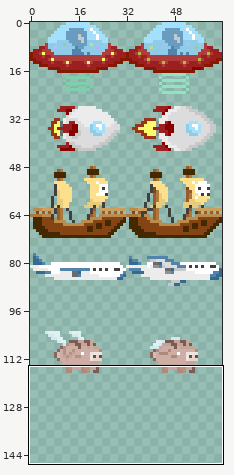
Two versions of one sprite sheet, src/graphics/ships.png. The first picture is a wide view before the edit; the outline marks the close-up.
Close-up. As it was:
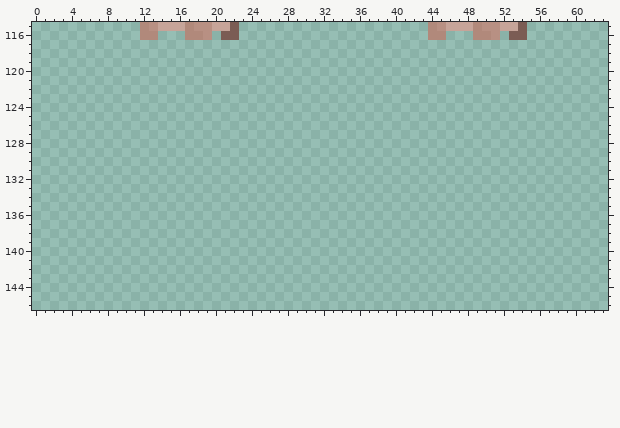
The file is 64x192 pixels. Colours within 5 levels of each other are drawn and written as one. Shown: x 0..63, y 115..146. The wide view leaves out empty margins.
New version:
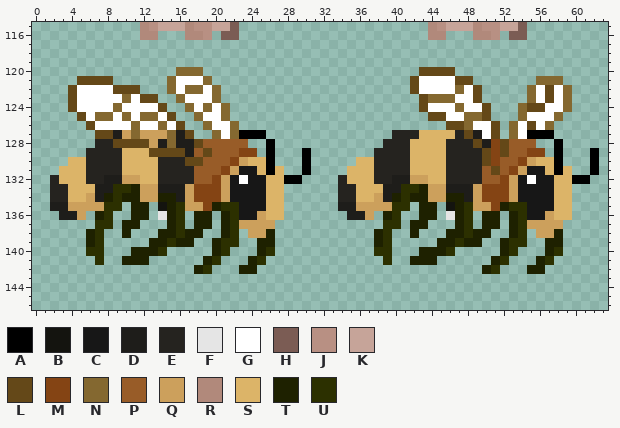
Palette (. is transparent): A #000000  B #14140f  C #171717  D #1e1d1a  E #25231f  F #e5e5e5  G #ffffff  H #7b5c54  J #b89083  K #c6a499  L #644818  M #844414  N #846830  P #985c28  Q #cca05c  R #b1897b  S #dcb468  T #1e2100  U #2c3000
Log entry: Finished Ship 06 BEE! Guys!
Difference:
Changed rows in their new state; - is an unchanged pixel.
first column x 2:
120 --------------NNN------------------------LLLL----------------
121 ---LLLL------NGGGN----------------------LGGGGLL-------NNN----
122 --LGGGGLLL---NGNNGN---------------------LGGGGNGL-----NGLGN---
123 --LGGGGGNGLL--NGGGN----------------------LNNNGGL-----NGLGN---
124 --LGGGGNGGGGL--NGNGN---------------------LGGGNGGL---NLLGGN---
125 ---LGNNGNGNNGL--NGGN----------------------LLGGNNL---NGGGN----
126 ----LGGGGNGGNGL--NGGN-----------------------LLNGGL-NGLGN-----
127 -----LLDQNQQQNDL--NGNAAA--------------EEESSSSELDGL-NGAAA-----
128 -----EELLLLQDNDDLPPPPP--A------------EEESSSSEEELDMLPPP--A----
129 ----EEEESSSLLLLDPLPPPMM-A---A-------EEEESSSSEEEELMLPPMM-A---A
130 --SSEEEESSSSEEELLPPPMQSSA---A-----SSEEEESSSSEEEELMPPMQSSA---A
131 -SSSEEEESSSSEEEEPPPMQCCSAS--A----SSSEEEESSSSEEEEPLPMQCCSAS--A
132 ESSSEEDDQQSSEEEEPPMQCGCCSSAA----ESSSEEDDQQSSEEEEPPMQCGCCSSAA-
133 EESSSDDUUTQQDDDQMMMQCCCCSS------EESSSDDUUTQQDDDQMMMQCCCCSS---
134 EESSQDTUTTQQTTDQMMMQCCCCSS------EESSQDTUTTQQTTDQMMMQCCCCSS---
135 DDQQQQUU-TT-BTUQQMTUUCCCSS------DDQQQQUU-TT-BTUQQMTUUCCCSS---
136 -DDQ-TU--TT-FTU-TT-TUCCQSS-------DDQ-TU--TT-FTU-TT-TUCCQSS---
137 -----UU-TT---TU-TT-TUQQQQ------------UU-TT---TU-TT-TUQQQQ----
138 ----TU--T---TTUTT--TU-QQT-----------TU--T---TTUTT--TU-QQT----
139 ----TU-----TTUTT--TUU--TT-----------TU-----TTUTT--TUU--TT----
140 ----UU---TTTU-----TU---TU-----------UU---TTTU-----TU---TU----
141 -----U--TTT------TU---TU-------------U--TTT------TU---TU-----
142 ----------------TU---TT-------------------------TU---TT------
Pixel boxes of the changes (left, top, right, bottom) in both close-ups:
added: (50, 67, 599, 274)
